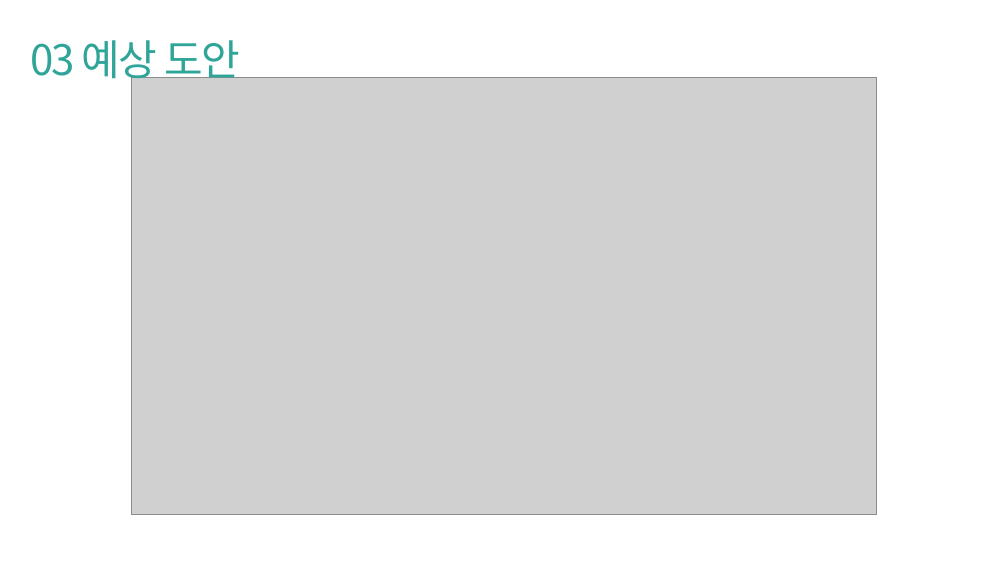
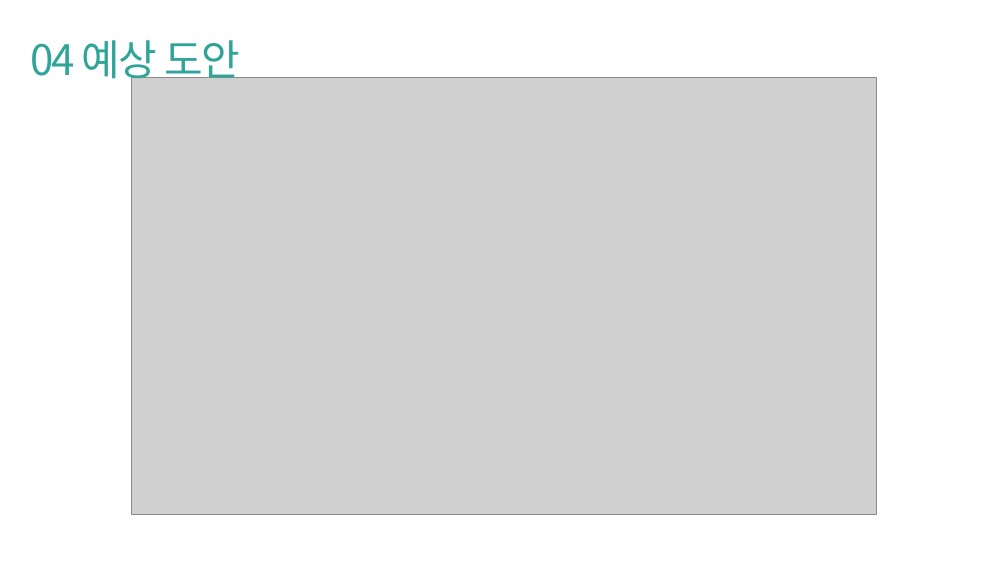
Before and after one commit to pknu-wap/2021_APP_TEAM4, a slide deck: slide 6 of WAP_APP_3 중간발표.pptx (slide 5 before the commit). Drawn at 1008x567 pixels with LibreOffice and Linux fonts; fonts in the diff are those of the drawing; grey boxes stand for pictures. Boxes give left, top, right and bottom in pixels: in the first picture for what was removed or moved away, otherwise in the second. Text is boxed around its words. In the diff, an @@ line names an element or a change of style, - is before the commit and + after.

```diff
--- a/WAP_APP_3 중간발표.pptx
+++ b/WAP_APP_3 중간발표.pptx
@@ text at (x1=30, y1=40, x2=240, y2=86): text changed @@
-03 예상 도안
+04 예상 도안
```
Also in this commit, not shown: 8 other slides changed, 1 slide added.
